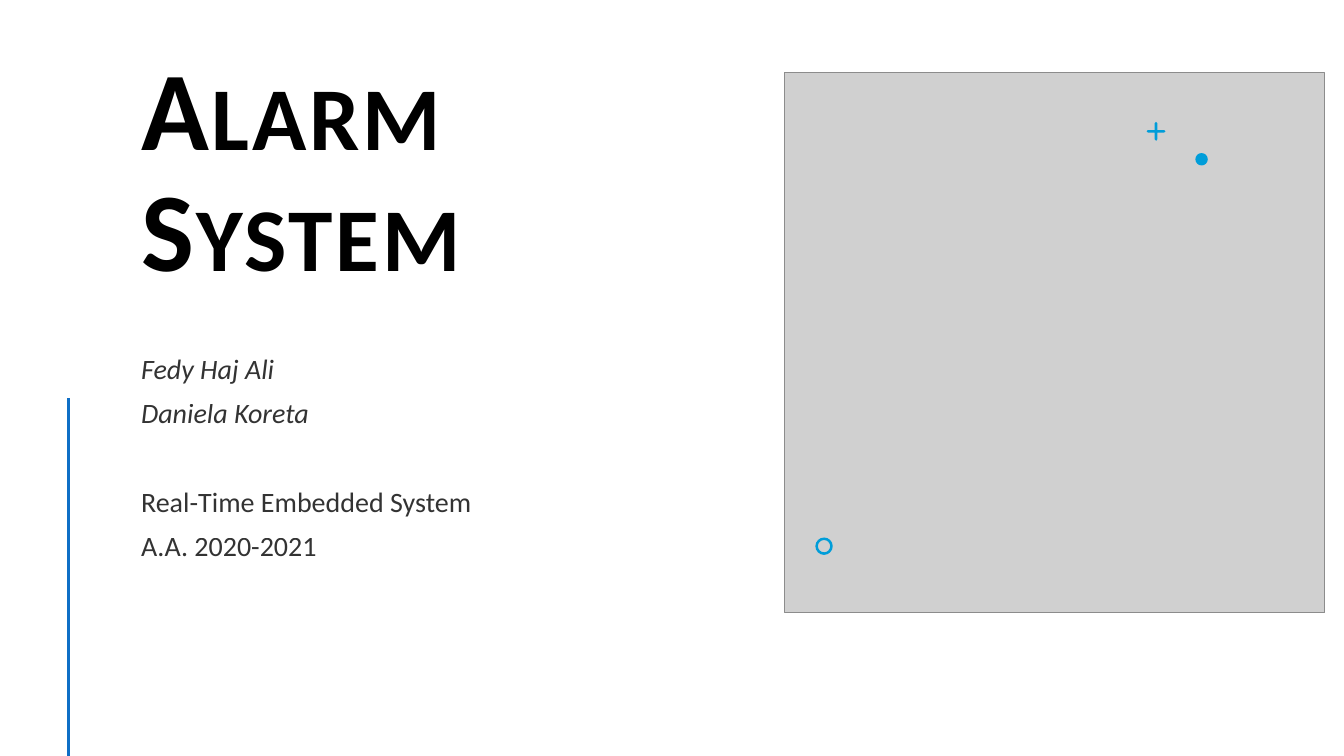
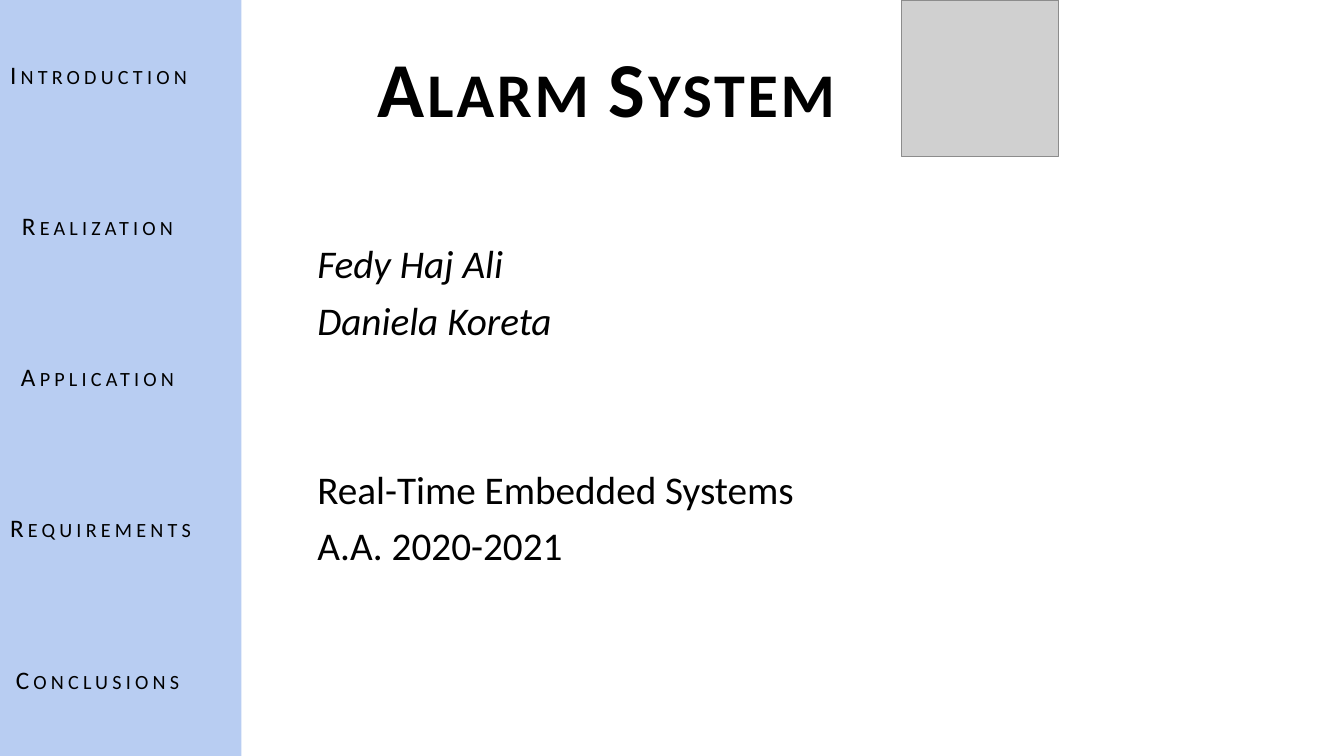
Before and after one commit to fedyhajali/security-system, a slide deck: slide 1 of Alarm System.pptx. Drawn at 1344x756 pixels with LibreOffice and Linux fonts; fonts in the diff are those of the drawing; grey boxes stand for pictures. Boxes give left, top, right and bottom in pixels: in the first picture for what was removed or moved away, otherwise in the second. Text is boxed around its words. In the diff, an @@ line names an element or a change of style, - is before the commit and + after.

Commit message:
pptx

```diff
--- a/Alarm System.pptx
+++ b/Alarm System.pptx
@@ rectangle added at <box>0,0,241,756</box>, fill #B8CDF2 @@
@@ table added at <box>0,0,241,756</box>, 5 rows, 1 columns @@
+Introduction
+Realization
+Application
+Requirements
+Conclusions
@@ picture added at <box>902,0,1059,156</box> @@
@@ text "Alarm System": place and size @@
-text "Alarm System" at <box>390,494,471,517</box>
+text "Alarm System" at <box>308,45,879,179</box>
@@ text "Alarm System" at <box>308,45,879,179</box>: size 80 to 55.5 pt; alignment left to right; vertical alignment bottom to top @@
@@ picture removed at <box>784,73,1325,613</box> @@
@@ freeform shape removed at <box>1147,122,1167,141</box> @@
@@ text "Fedy Haj Ali": place and size @@
-text "Fedy Haj Ali" at <box>141,359,384,556</box>
+text "Fedy Haj Ali" at <box>317,250,794,561</box>
@@ freeform shape removed at <box>1196,153,1208,165</box> @@
@@ text at <box>317,250,563,561</box>: size 20 to 28 pt, text colour #000000 at 80% opacity to #000000 in "Fedy Haj Ali", "Daniela Koreta", "A.A. 2020-2021" @@
@@ line removed from (69, 399) to (69, 756) @@
@@ text at <box>317,476,794,511</box>: text changed; size 20 to 28 pt; text colour #000000 at 80% opacity to #000000 @@
-Real-Time Embedded System
+Real-Time Embedded Systems
@@ freeform shape removed at <box>816,537,833,555</box> @@
```
Also in this commit, not shown: 2 other slides changed, 16 slides added, 9 slides removed.
